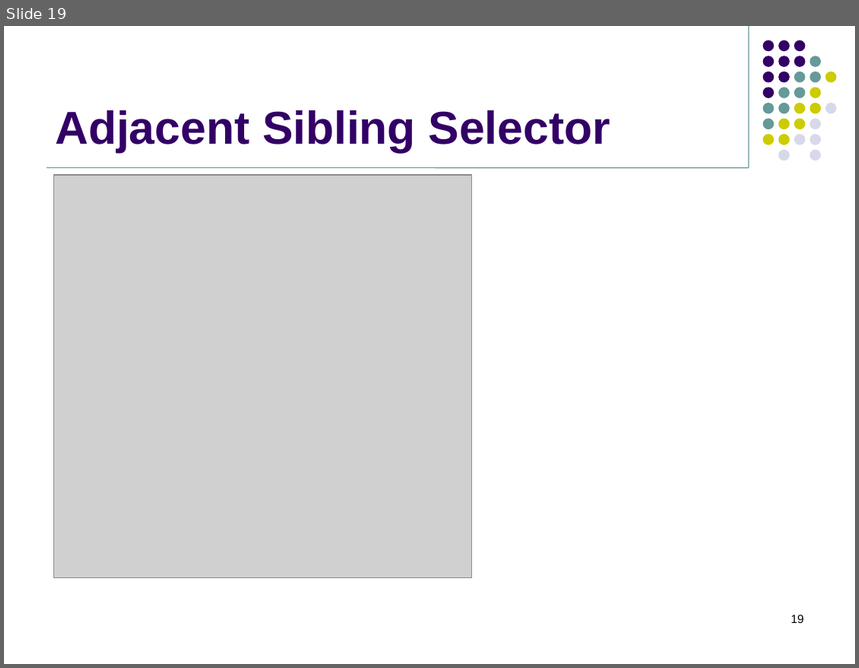
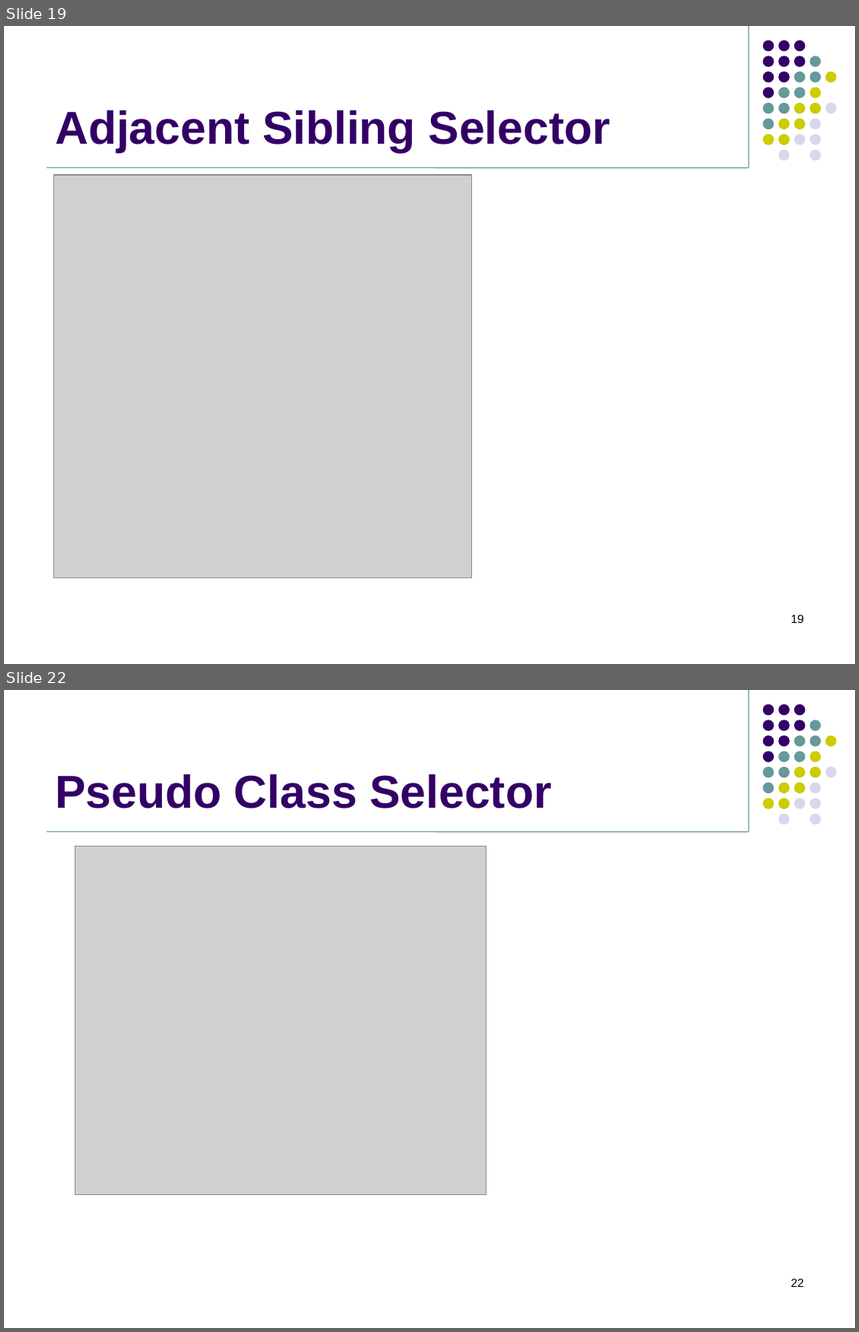
Before and after one commit to jasdhiratrevature/TrainingSlides, a slide deck: HTML/03_CSS_Selectors.pptx. Shown one above the other, each under a label of ours: slide 19 before the commit, slides 19 and 22 after it; the slides between them are not shown. The pictures are 859x668 and 859x1332 pixels, drawn with LibreOffice and Linux fonts; fonts in the diff are those of the drawing; grey boxes stand for pictures; background and template pictures are left out. Boxes give left, top, right and bottom in pixels: in the first picture for what was removed or moved away, otherwise in the second. Text is boxed around its words. In the diff, an @@ line names an element or a change of style, - is before the commit and + after.

```diff
--- a/HTML/03_CSS_Selectors.pptx
+++ b/HTML/03_CSS_Selectors.pptx
@@ slide 22 added at (4, 690, 855, 1328), background #FFFFFF; not listed: 33 template elements that a slide beside it also shows @@
@@ title added at (55, 774, 552, 809), 39 pt, text #330066, bold @@
+Pseudo Class Selector
@@ picture added at (75, 846, 486, 1195) @@
@@ page number added at (791, 1279, 804, 1287), 10 pt, text #000000 @@
+22
```
Also in this commit, not shown: 2 slides changed, 7 other slides added.
